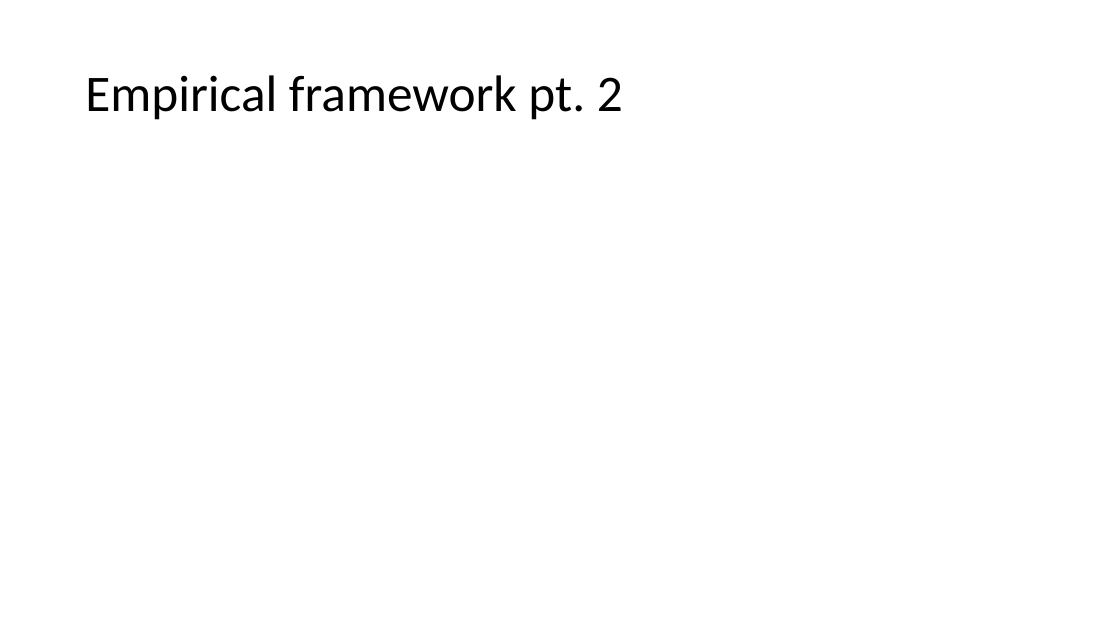
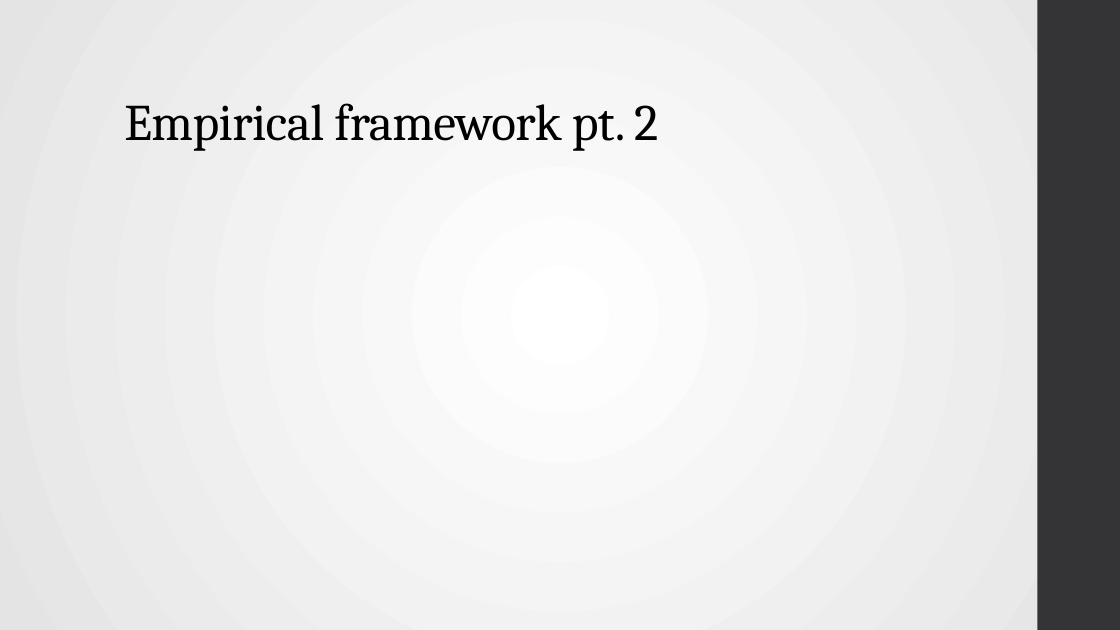
Before and after one commit to Erik-Dickamore/econometrics-final-project, a slide deck: slide 5 of The Presentation.pptx. Drawn at 1120x630 pixels with LibreOffice and Linux fonts; fonts in the diff are those of the drawing; grey boxes stand for pictures. Boxes give left, top, right and bottom in pixels: in the first picture for what was removed or moved away, otherwise in the second. Text is boxed around its words. In the diff, an @@ line names an element or a change of style, - is before the commit and + after.

```diff
--- a/The Presentation.pptx
+++ b/The Presentation.pptx
@@ background #FFFFFF to gradient #FFFFFF to #E5E5E5 @@
@@ rectangle added at (1038, 0, 1120, 630), fill #353537 @@
@@ title "Empirical framework pt. 2": place and size @@
-title "Empirical framework pt. 2" at (85, 75, 623, 120)
+title "Empirical framework pt. 2" at (124, 103, 658, 151)
@@ title "Empirical framework pt. 2" at (124, 103, 658, 151): font Calibri to Cambria, letter spacing 0 to -0.5 pt; vertical alignment middle to bottom @@
```
Also in this commit, not shown: 6 other slides changed, 1 slide added, 1 slide removed.
